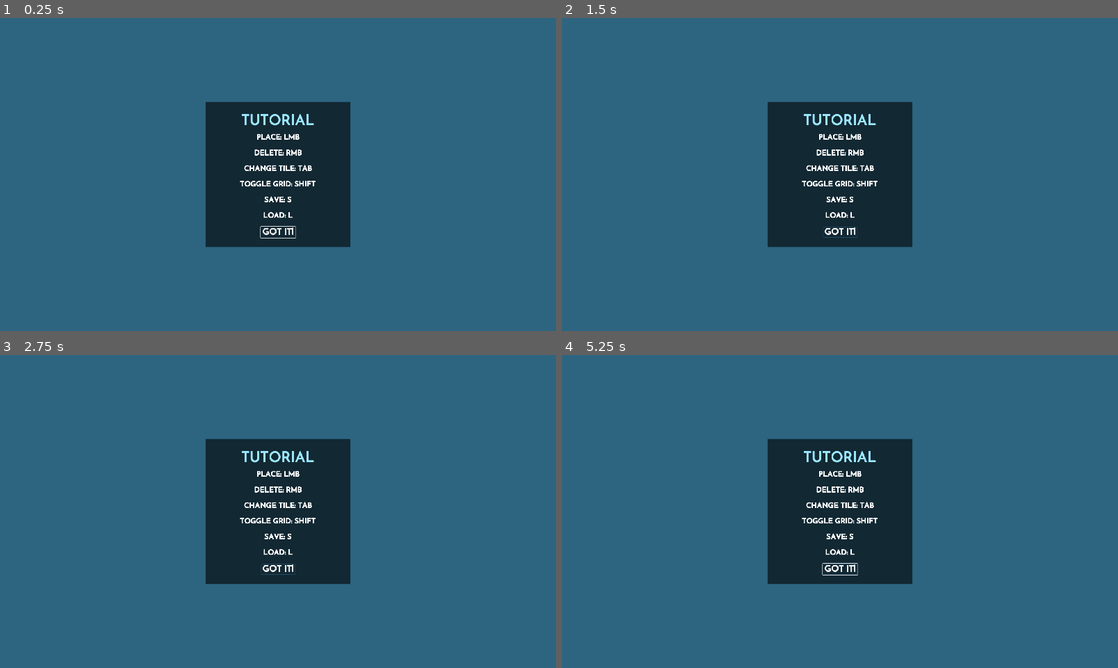
Above: before the commit, frames 1-4 (two rows, left to right).
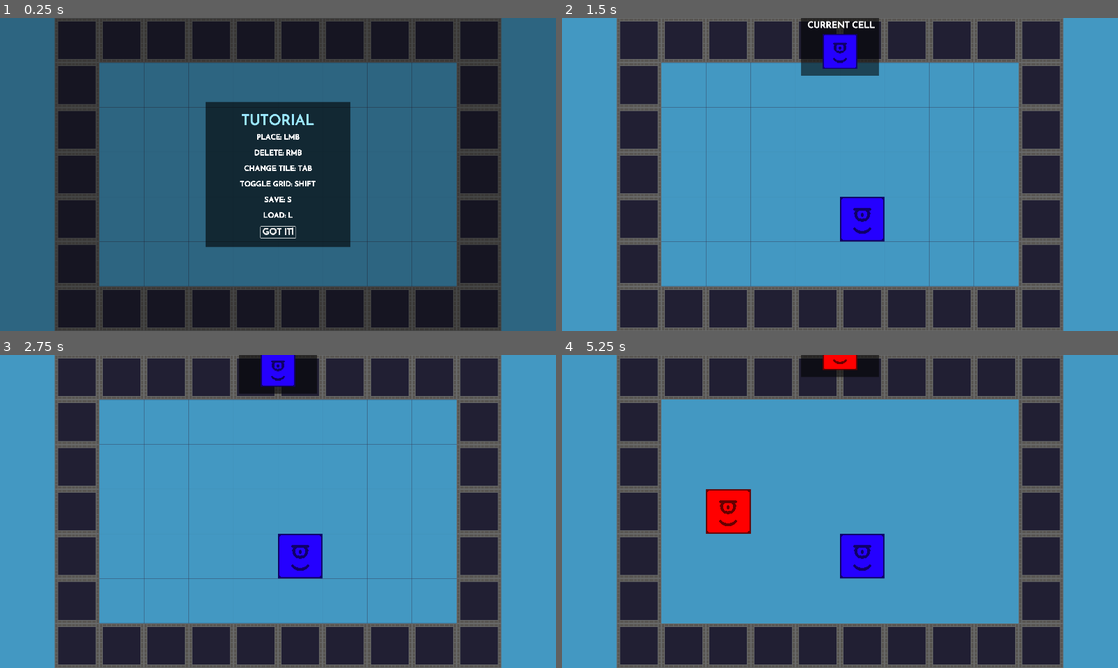
Above: after the commit, the same moments.

Repository: VoidScientist/Terrain-War
Game: Godot game, scene res://scenes/map_creator.tscn
The game is run twice, just before and just after one commit, with the same random seed, the same clock (stepped at 60 frames per second) and the same inputs. This scene is started directly instead of the project's main scene.
Inputs (mouse positions are in pixels of both pictures, inside the frame that each line leads up to):
- Up to frame 1 (0.25 s): no input
- Up to frame 2 (1.5 s): click "GOT IT!" at 0.5 s; click (840, 230) at 1.25 s, where only the run before the commit has a clickable "GOT IT!"
- Up to frame 3 (2.75 s): click (278, 567) at 2 s, where only the run before the commit has a clickable "GOT IT!"
- Up to frame 4 (5.25 s): move the mouse to (962, 495) at 2.77 s; tap Tab (change_cell) at 2.85 s; move the mouse to (728, 527) at 3.52 s; click (728, 527) at 3.6 s; tap Enter at 4.25 s; move the mouse to (895, 442) at 4.27 s; hold Right mouse button (delete) 4.28-5.03 s; move the mouse to (812, 574) at 5.02 s; tap Shift (toggle_grid) at 5.1 s

The runs differ from the first frame. In frame 1, 35% of the frame differs, in the area x 9-91%, y 0-100%; in frame 2, 99%; in frame 3, 99%; in frame 4, 100%, in the area x 0-100%, y 0-100%.
Error before the commit: Parse Error: Unexpected ':=', use '=' instead. Expected end of statement after expression. (res://scripts/editable_map.gd:132)

Commit message:
play_area set in _ready()
because it doesn't work with export variables, could've used onready but heh, not much of a difference

Diff:
--- a/scripts/editable_map.gd
+++ b/scripts/editable_map.gd
@@ -129,7 +129,7 @@
 
 	camera.focus_on_area(get_used_rect(), cell_size)
 
-	play_area := Rect2(0, 0, width + 1, height + 1)
+	play_area = Rect2(0, 0, width + 1, height + 1)
 
 
 func generate_borders():
